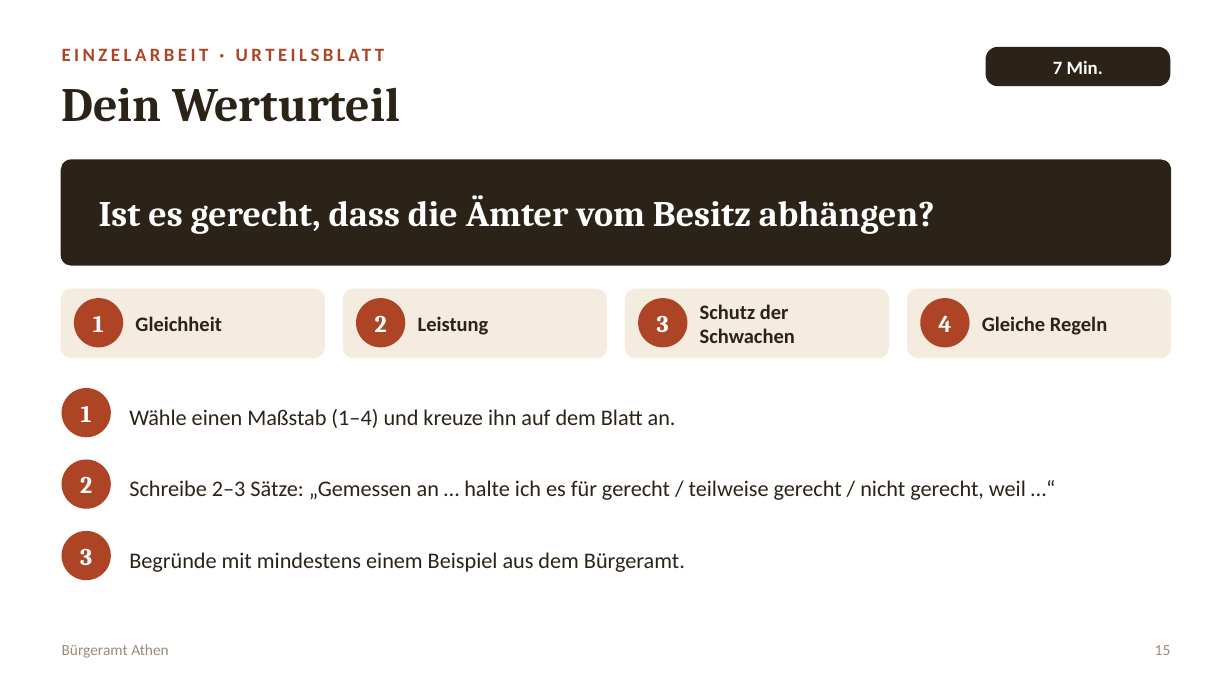
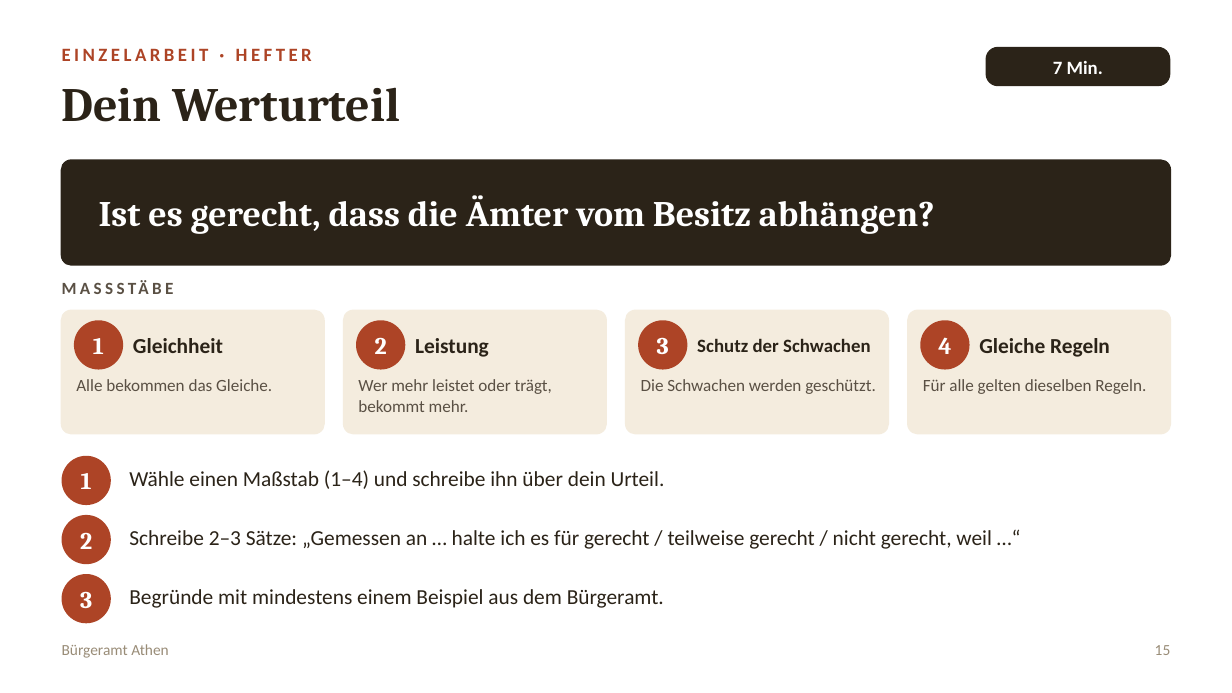
Before and after one commit to golzkonstantin-gif/Schule, a slide deck: slide 15 of Geschichte_11/Stunde_Buergeramt_Athen/Folien_Buergeramt_Athen.pptx. Drawn at 1232x693 pixels with LibreOffice and Linux fonts; fonts in the diff are those of the drawing. Boxes give left, top, right and bottom in pixels: in the first picture for what was removed or moved away, otherwise in the second. Text is boxed around its words. In the diff, an @@ line names an element or a change of style, - is before the commit and + after.

```diff
--- a/Geschichte_11/Stunde_Buergeramt_Athen/Folien_Buergeramt_Athen.pptx
+++ b/Geschichte_11/Stunde_Buergeramt_Athen/Folien_Buergeramt_Athen.pptx
@@ text at bbox=[62, 48, 312, 61]: text changed @@
-EINZELARBEIT · URTEILSBLATT
+EINZELARBEIT · HEFTER
@@ text added at bbox=[62, 277, 431, 308], 10 pt, text #5A5044, bold @@
+MASSSTÄBE
@@ rounded rectangle: place and size @@
-rounded rectangle at bbox=[62, 290, 324, 357]
+rounded rectangle at bbox=[62, 310, 324, 434]
@@ text "Gleichheit": place and size @@
-text "Gleichheit" at bbox=[135, 316, 221, 331]
+text "Gleichheit" at bbox=[133, 338, 223, 353]
@@ rounded rectangle: place and size @@
-rounded rectangle at bbox=[344, 290, 606, 357]
+rounded rectangle at bbox=[344, 310, 606, 434]
@@ size 12 to 12.5 pt in 3 elements at bbox=[133, 338, 223, 353], bbox=[979, 338, 1110, 357], bbox=[415, 338, 489, 357] @@
@@ text "Leistung": place and size @@
-text "Leistung" at bbox=[418, 316, 489, 335]
+text "Leistung" at bbox=[415, 338, 489, 357]
@@ rounded rectangle: place and size @@
-rounded rectangle at bbox=[626, 290, 888, 357]
+rounded rectangle at bbox=[626, 310, 888, 434]
@@ text "Schutz der Schwachen": place and size @@
-text "Schutz der Schwachen" at bbox=[700, 304, 795, 343]
+text "Schutz der Schwachen" at bbox=[697, 338, 871, 352]
@@ text "Schutz der Schwachen" at bbox=[697, 338, 871, 352]: size 12 to 11 pt @@
@@ proportions changed in 4 elements at bbox=[62, 310, 324, 434], bbox=[344, 310, 606, 434], bbox=[626, 310, 888, 434], bbox=[908, 310, 1170, 434] @@
@@ rounded rectangle: place and size @@
-rounded rectangle at bbox=[908, 290, 1170, 357]
+rounded rectangle at bbox=[908, 310, 1170, 434]
@@ 4 ellipses: place and size @@
-4 ellipses at bbox=[74, 298, 970, 347]
+4 ellipses at bbox=[74, 320, 970, 370]
@@ text "Gleiche Regeln": place and size @@
-text "Gleiche Regeln" at bbox=[982, 316, 1107, 335]
+text "Gleiche Regeln" at bbox=[979, 338, 1110, 357]
@@ text added at bbox=[76, 379, 272, 391], 10 pt, text #5A5044 @@
+Alle bekommen das Gleiche.
@@ text added at bbox=[358, 379, 552, 412], 10 pt, text #5A5044 @@
+Wer mehr leistet oder trägt, bekommt mehr.
@@ text added at bbox=[641, 379, 876, 394], 10 pt, text #5A5044 @@
+Die Schwachen werden geschützt.
@@ text added at bbox=[923, 379, 1146, 394], 10 pt, text #5A5044 @@
+Für alle gelten dieselben Regeln.
@@ ellipse "1": place and size @@
-ellipse "1" at bbox=[62, 388, 111, 437]
+ellipse "1" at bbox=[62, 456, 111, 505]
@@ text at bbox=[129, 470, 665, 489]: text changed; size 13 to 12.5 pt @@
-Wähle einen Maßstab (1–4) und kreuze ihn auf dem Blatt an.
+Wähle einen Maßstab (1–4) und schreibe ihn über dein Urteil.
@@ ellipse "2": place and size @@
-ellipse "2" at bbox=[62, 460, 111, 509]
+ellipse "2" at bbox=[62, 515, 111, 564]
@@ text "Schreibe 2–3 Sätze: „Gemessen an ..." at bbox=[129, 530, 992, 549]: size 13 to 12.5 pt @@
@@ text "Schreibe 2–3 Sätze: „Gemessen an ...": place and size @@
-text "Schreibe 2–3 Sätze: „Gemessen an ..." at bbox=[129, 480, 1026, 500]
+text "Schreibe 2–3 Sätze: „Gemessen an ..." at bbox=[129, 530, 992, 549]
@@ text "Begründe mit mindestens einem Beispiel ...": place and size @@
-text "Begründe mit mindestens einem Beispiel ..." at bbox=[129, 552, 685, 572]
+text "Begründe mit mindestens einem Beispiel ..." at bbox=[129, 589, 664, 608]
@@ text "Begründe mit mindestens einem Beispiel ..." at bbox=[129, 589, 664, 608]: size 13 to 12.5 pt @@
@@ ellipse "3": place and size @@
-ellipse "3" at bbox=[62, 531, 111, 580]
+ellipse "3" at bbox=[62, 574, 111, 623]
```
Also in this commit, not shown: 2 other slides changed, 2 other files.
